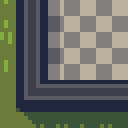
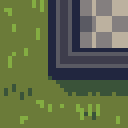
Revision of a layered 128 × 128 image; what changed, layer by layer:
painted on "herbe" over [0, 0, 128, 128]
painted on "Arrière-plan" over [16, 0, 128, 112]
